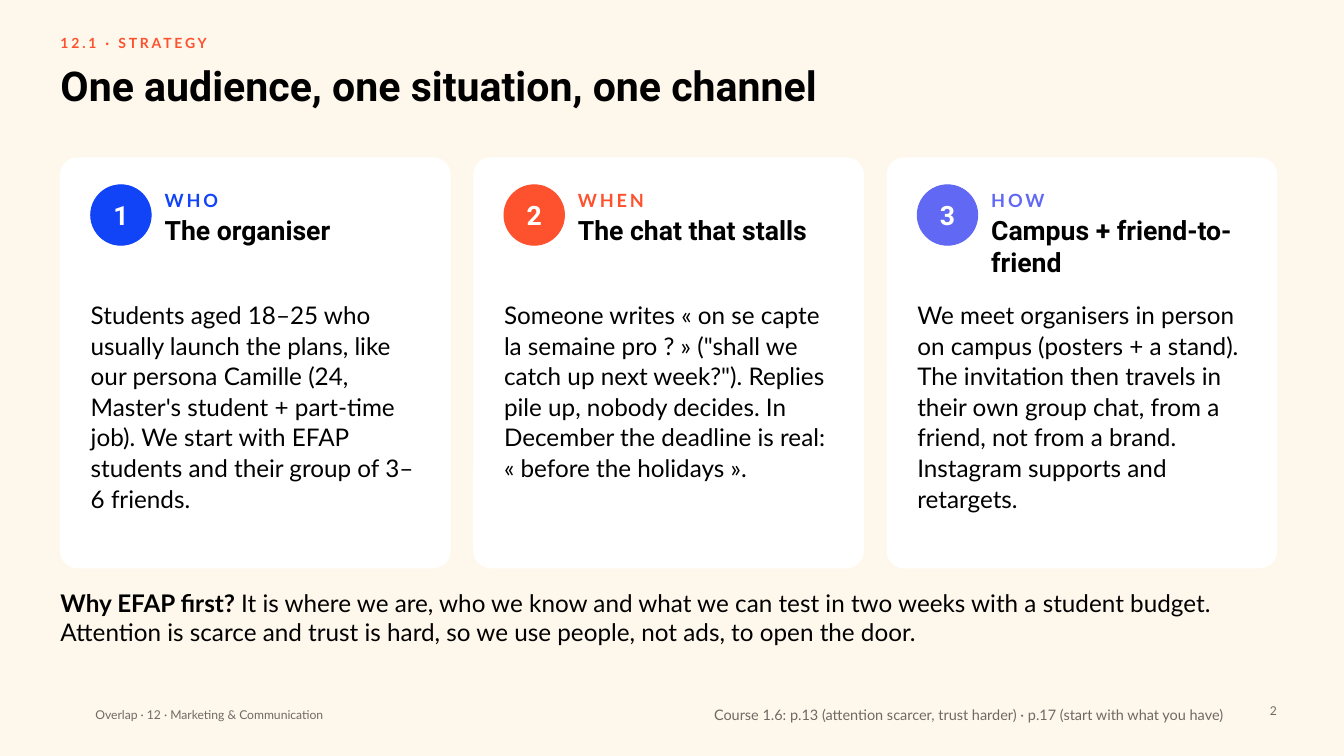
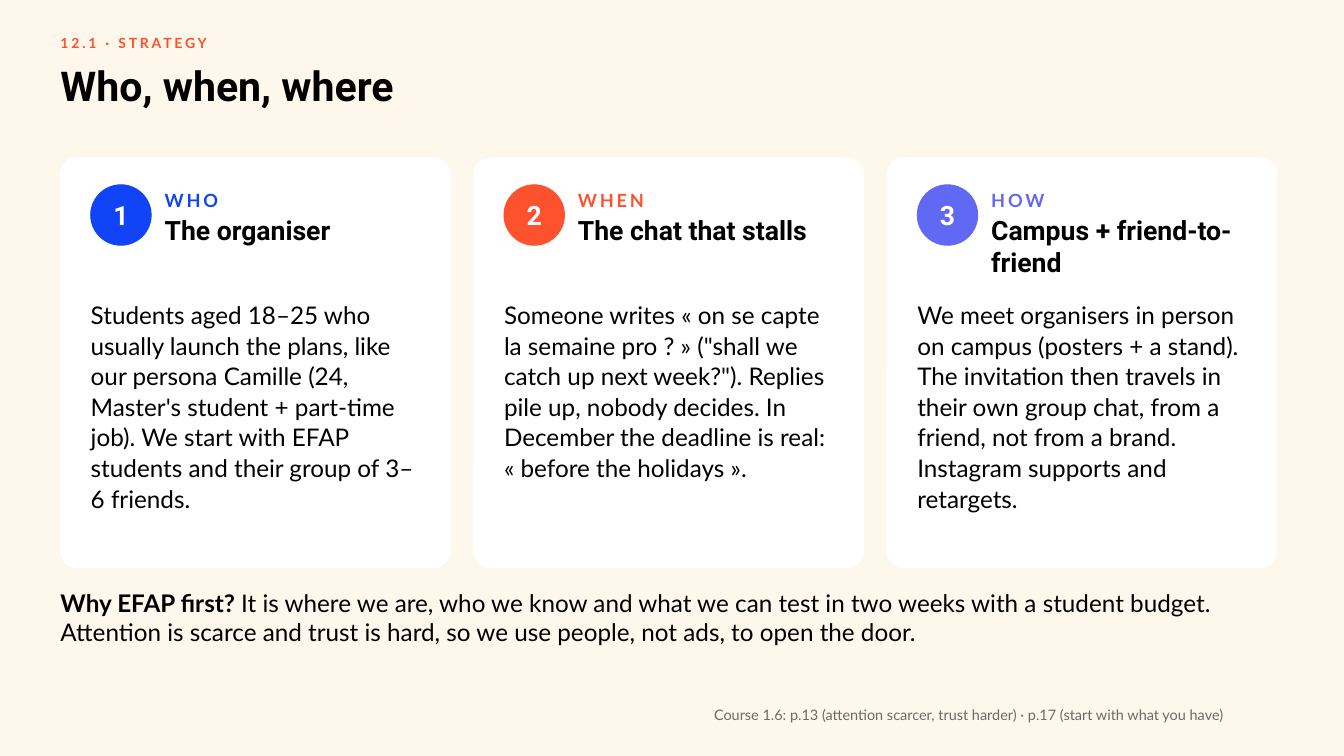
Before and after one commit to clemsnz/Unesco, a slide deck: slide 2 of Overlap_Campagne/Overlap_Marketing_Communication.pptx. Drawn at 1344x756 pixels with LibreOffice and Linux fonts; fonts in the diff are those of the drawing; background and template pictures are left out. Boxes give left, top, right and bottom in pixels: in the first picture for what was removed or moved away, otherwise in the second. Text is boxed around its words. In the diff, an @@ line names an element or a change of style, - is before the commit and + after.

```diff
--- a/Overlap_Campagne/Overlap_Marketing_Communication.pptx
+++ b/Overlap_Campagne/Overlap_Marketing_Communication.pptx
@@ title at [60, 70, 393, 109]: text changed @@
-One audience, one situation, one channel
+Who, when, where
@@ text removed at [95, 710, 323, 721] @@
-Overlap · 12 · Marketing & Communication
@@ page number removed at [1270, 706, 1277, 715] @@
-2
```
Also in this commit, not shown: 21 other slides changed, 12 other files.
